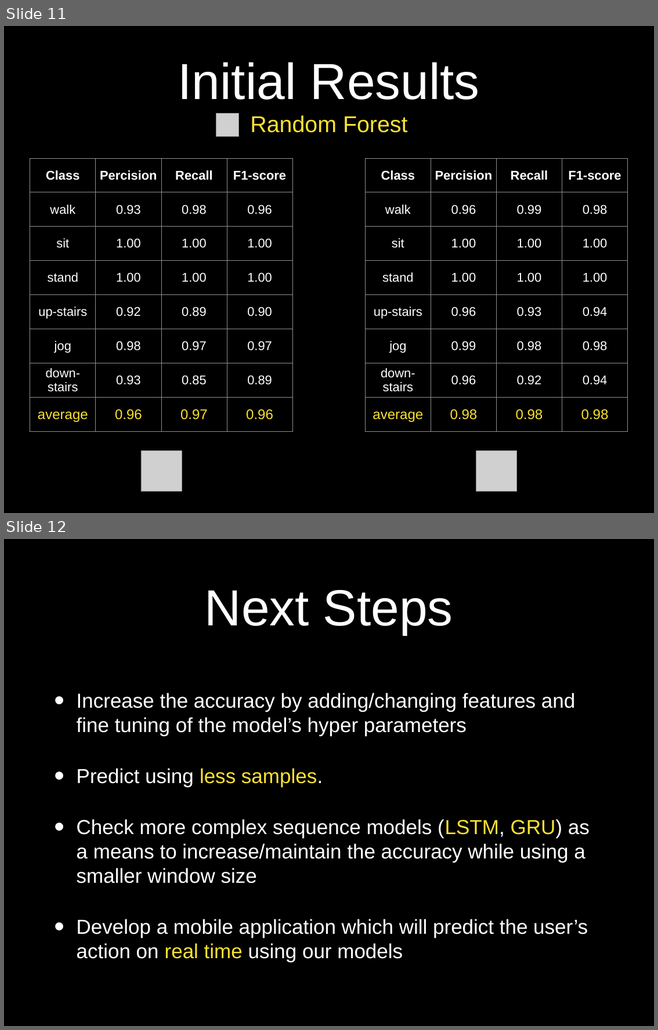
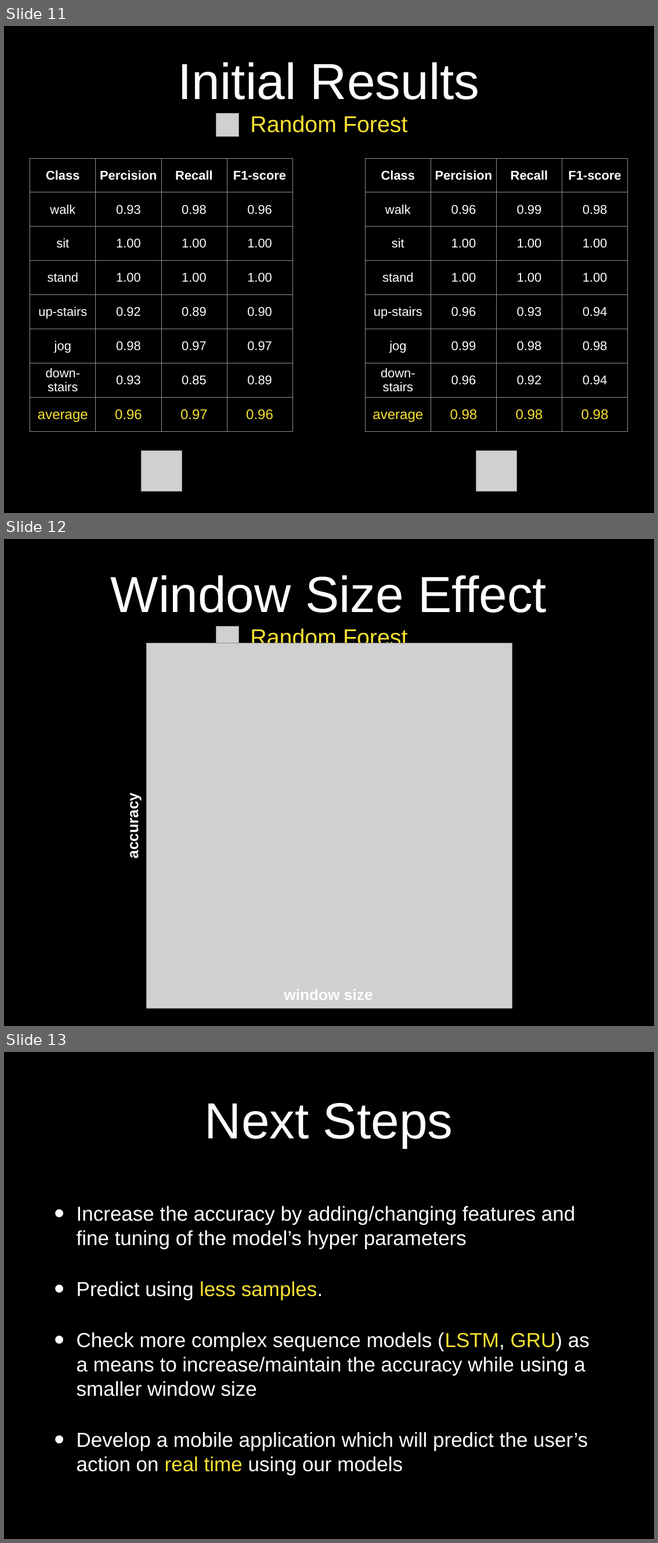
Before and after one commit to idocal/motionsense, a slide deck: presentations/Presentation2.pptx. Shown one above the other, each under a label of ours: slides 11 and 12 before the commit, slides 11, 12 and 13 after it. The pictures are 658x1030 and 658x1543 pixels, drawn with LibreOffice and Linux fonts; fonts in the diff are those of the drawing; grey boxes stand for pictures; background and template pictures are left out. Boxes give left, top, right and bottom in pixels: in the first picture for what was removed or moved away, otherwise in the second. Text is boxed around its words. In the diff, an @@ line names an element or a change of style, - is before the commit and + after.

Commit message:
Presentation graph added

```diff
--- a/presentations/Presentation2.pptx
+++ b/presentations/Presentation2.pptx
@@ slide 12 added at bbox=[4, 539, 654, 1026], background picture (left out) @@
@@ title added at bbox=[111, 575, 546, 649], 80 pt, text #FFFFFF @@
+Window Size Effect
+Random Forest
@@ picture added at bbox=[216, 627, 239, 650] @@
@@ picture added at bbox=[146, 643, 511, 1009] @@
@@ text added at bbox=[125, 799, 141, 857], 24 pt, text #FFFFFF, bold @@
+accuracy
@@ text added at bbox=[284, 989, 373, 1000], 24 pt, text #FFFFFF, bold @@
+window size
@@ what was slide 12 is now slide 13 @@
```
Also in this commit, not shown: 1 other file.
